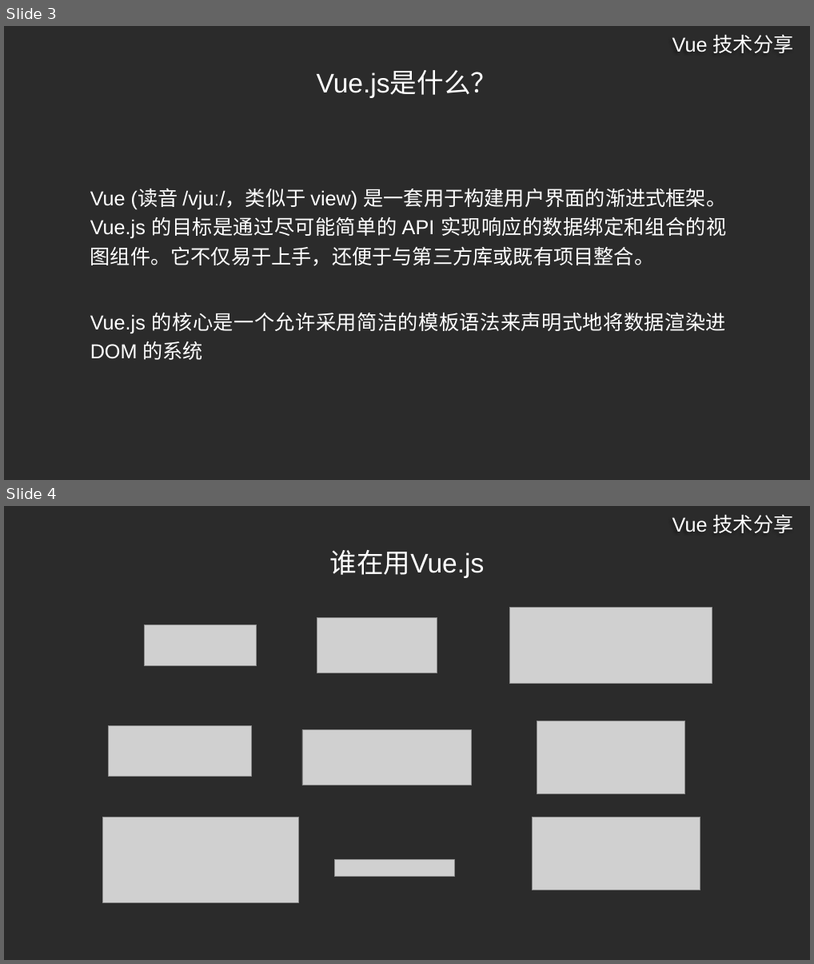
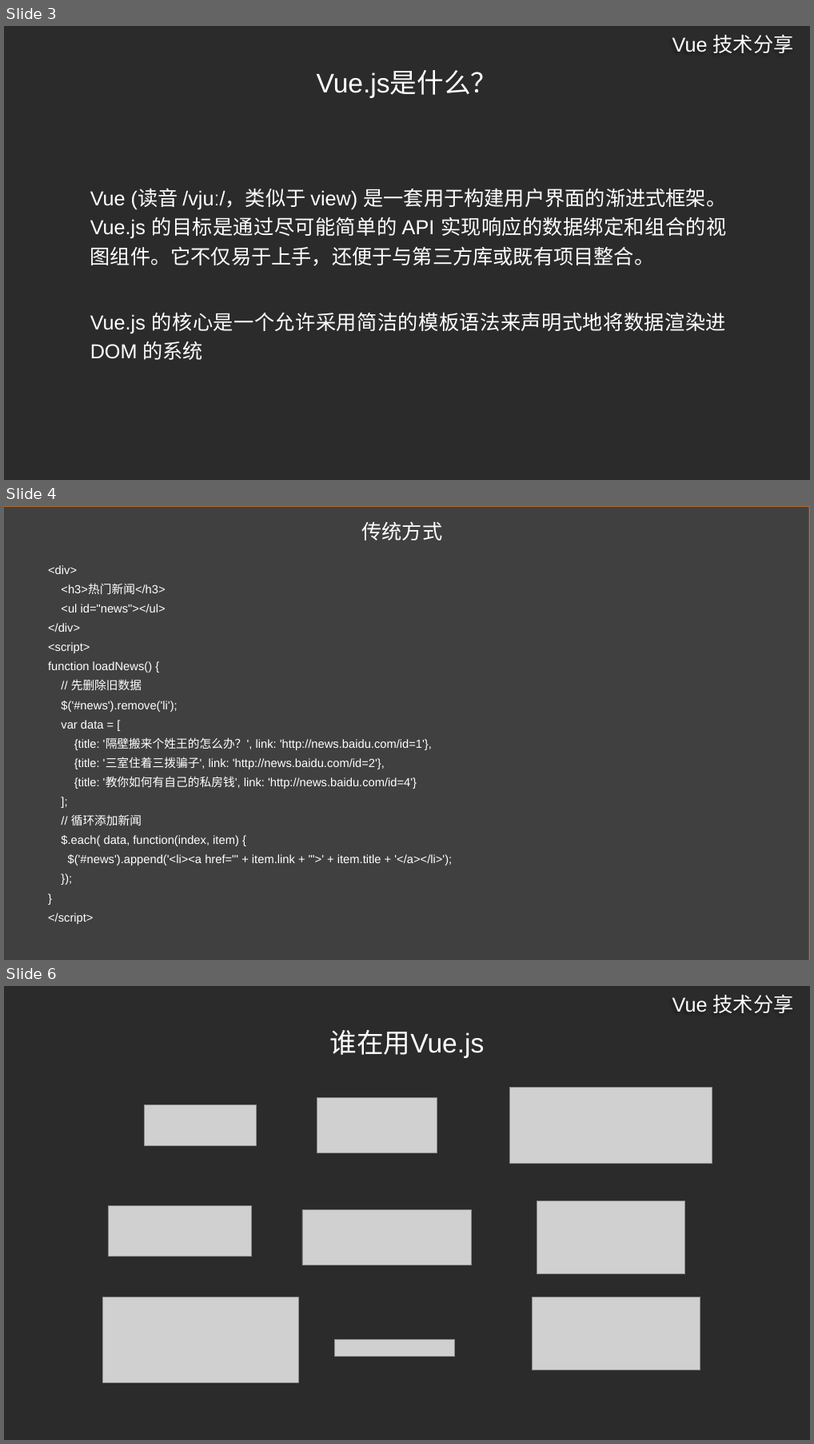
Before and after one commit to ldjdd/traing-library, a slide deck: vue/演示文稿.pptx. Shown one above the other, each under a label of ours: slides 3 and 4 before the commit, slides 3, 4 and 6 after it; the slides between them are not shown. The pictures are 814x964 and 814x1444 pixels, drawn with LibreOffice and Linux fonts; fonts in the diff are those of the drawing; grey boxes stand for pictures; background and template pictures are left out; a plain dark background stands for a picture behind light text. Boxes give left, top, right and bottom in pixels: in the first picture for what was removed or moved away, otherwise in the second. Text is boxed around its words. In the diff, an @@ line names an element or a change of style, - is before the commit and + after.

Commit message:
update ppt

```diff
--- a/vue/演示文稿.pptx
+++ b/vue/演示文稿.pptx
@@ slide 4 added at <box>4,506,810,960</box>, background picture (left out) @@
@@ rectangle added at <box>4,507,809,960</box>, fill #404040 @@
@@ text added at <box>362,522,442,540</box>, 24 pt, text #FFFFFF @@
+传统方式
@@ subtitle added at <box>48,565,452,924</box>, 14 pt, text #FFFFFF @@
+<div>
+<h3>热门新闻</h3>
+<ul id="news"></ul>
+</div>
+<script>
+function loadNews() {
+// 先删除旧数据
+$('#news').remove('li');
+var data = [
+{title: '隔壁搬来个姓王的怎么办？', link: 'http://news.baidu.com/id=1'},
+{title: '三室住着三拨骗子', link: 'http://news.baidu.com/id=2'},
+{title: '教你如何有自己的私房钱', link: 'http://news.baidu.com/id=4'}
+];
+// 循环添加新闻
+$.each( data, function(index, item) {
+$('#news').append('<li><a href="' + item.link + '">' + item.title + '</a></li>');
+});
+}
+</script>
@@ what was slide 4 is now slide 6 @@
```
Also in this commit, not shown: 1 other slide added.
